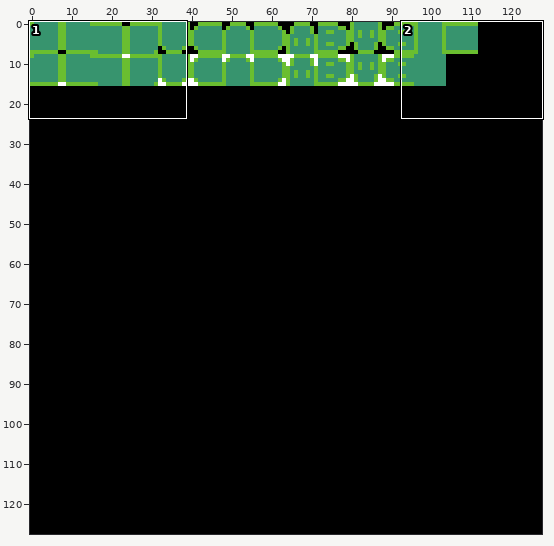
Two versions of one pixel-art file, images/snek.aseprite. Above, an overview of the earlier version with the close-up marked.
Close-up. As it was:
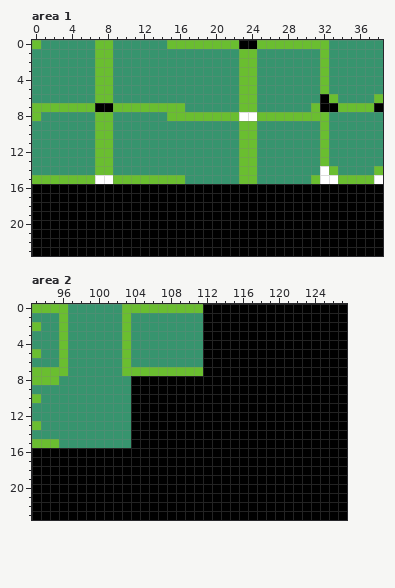
128x128 pixels, 1 frame. Shown: area 1: x 0..38, y 0..23; area 2: x 93..127, y 0..23.
The result:
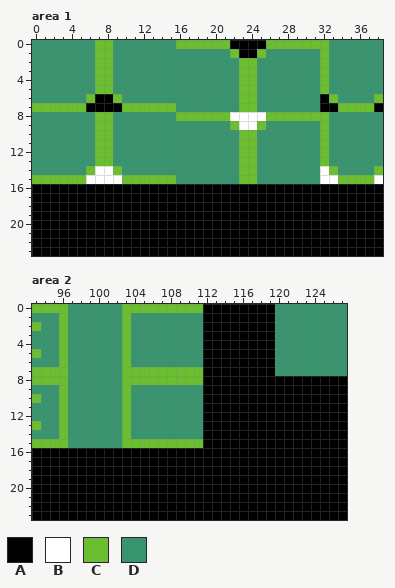
Palette (. is transparent): A #000000  B #ffffff  C #6abe30  D #37946e
Commit message: Implement snek corners
Changes in this commit:
Changed rows in their new state; - is an unchanged pixel.
Area 1:
first column x 0:
 0 D--------------D------A--A
 1 ----------------------CAAC
first column x 0:
 6 ------CAAC----------------------
 7 ------A--A------D--------------D
 8 D--------------D------B--B------
 9 ----------------------CBBC------
first column x 6:
14 CBBC----------------------
15 B--B------D--------------D
Area 2:
first column x 96:
 0 ------------------------DDDDDDDD
 1 ------------------------DDDDDDDD
 2 ------------------------DDDDDDDD
 3 ------------------------DDDDDDDD
 4 ------------------------DDDDDDDD
 5 ------------------------DDDDDDDD
 6 ------------------------DDDDDDDD
 7 ------------------------DDDDDDDD
 8 C------CCCCCCCCC----------------
 9 C------CDDDDDDDD----------------
10 C------CDDDDDDDD----------------
11 C------CDDDDDDDD----------------
12 C------CDDDDDDDD----------------
13 C------CDDDDDDDD----------------
14 C------CDDDDDDDD----------------
15 C------CCCCCCCCC----------------
